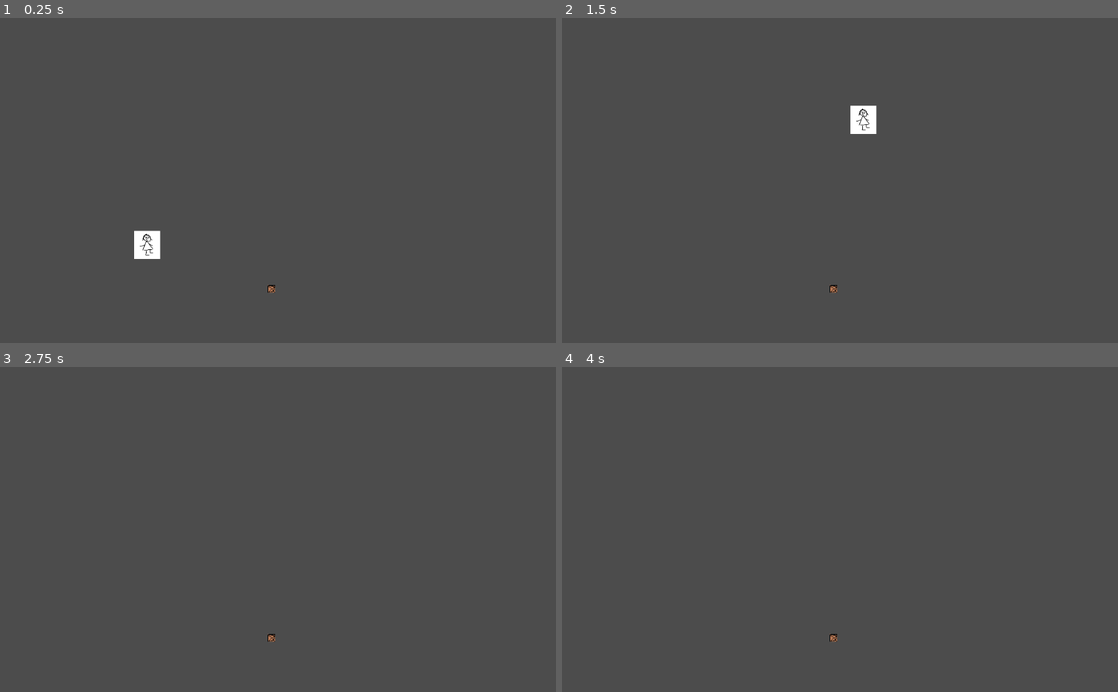
Above: before the commit, frames 1-4 (two rows, left to right).
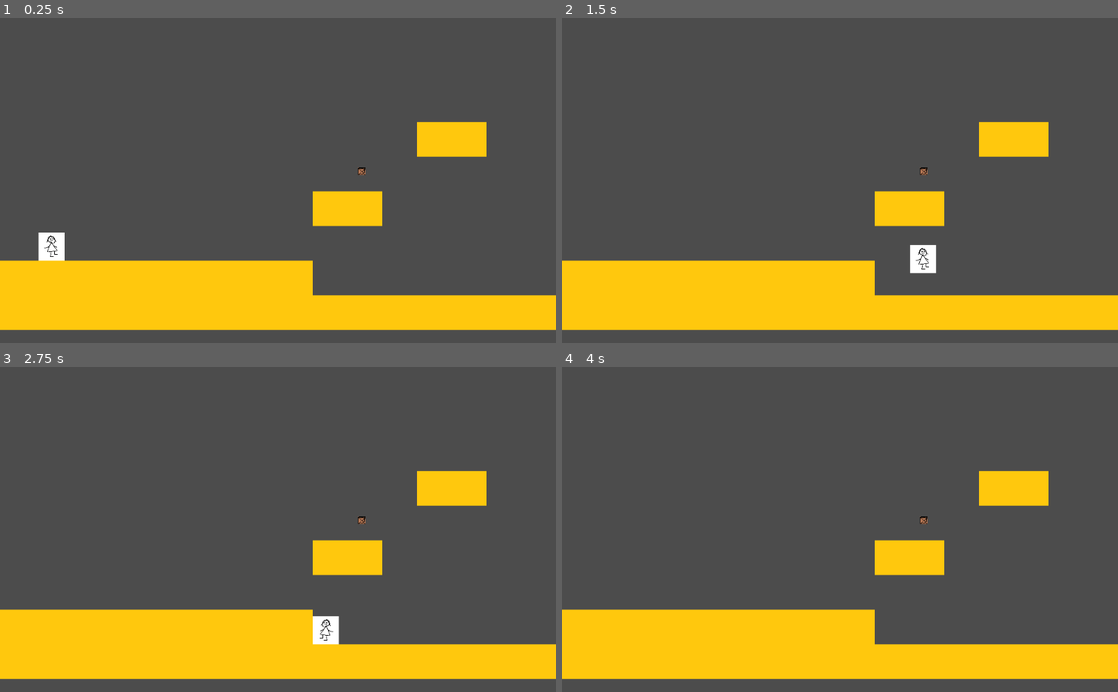
Above: after the commit, the same moments.

Repository: cva21/TPOT
Game: Godot game, scene res://Main.tscn
Same seed, same stepped clock (60 frames per second), same inputs: the game is played once before the commit and once after it. The project has no main scene, so this scene is started directly.
Inputs:
- Up to frame 1 (0.25 s): no input
- Up to frame 2 (1.5 s): tap Enter at 0.5 s; hold Up (move_up) 0.53-1.28 s; hold Right (move_right) from 0.53 s (still down); tap Up (move_up) at 1.35 s
- Up to frame 3 (2.75 s): tap Up (move_up) at 1.52, 1.82 s; release Right (move_right) at 2.03 s; hold Left (move_left) from 2.03 s (still down); hold Up (move_up) from 2.03 s (still down)
- Up to frame 4 (4 s): release Left (move_left) at 2.78 s; release Up (move_up) at 2.78 s; hold Right (move_right) from 2.78 s (still down); tap Up (move_up) at 2.85, 3.02, 3.32 s; hold Up (move_up) from 3.53 s (still down)

The runs differ from the first frame. In frame 1, 20% of the frame differs, in the area x 0-100%, y 31-97%; in frame 2, 20%, in the area x 0-100%, y 26-97%; in frame 3, 20%; in frame 4, 20%.

Commit message:
Cambio de movimiento

Diff:
--- a/Main.tscn
+++ b/Main.tscn
@@ -1,18 +1,24 @@
-[gd_scene load_steps=4 format=2]
+[gd_scene load_steps=5 format=2]
 
-[ext_resource path="res://Player.tscn" type="PackedScene" id=1]
+[ext_resource path="res://playernew.tscn" type="PackedScene" id=1]
 [ext_resource path="res://box.tscn" type="PackedScene" id=2]
 [ext_resource path="res://Main.gd" type="Script" id=3]
+[ext_resource path="res://new_tileset.tres" type="TileSet" id=4]
 
 [node name="Main" type="Node"]
 script = ExtResource( 3 )
 
-[node name="Player" parent="." instance=ExtResource( 1 )]
-
 [node name="StartPosition" type="Position2D" parent="."]
-position = Vector2( 240, 450 )
+position = Vector2( 64, 394 )
 
 [node name="box" parent="." instance=ExtResource( 2 )]
 
 [node name="positionbox" type="Position2D" parent="."]
-position = Vector2( 500, 500 )
+position = Vector2( 666, 283 )
+
+[node name="TileMap" type="TileMap" parent="."]
+tile_set = ExtResource( 4 )
+format = 1
+tile_data = PoolIntArray( 196620, 0, 0, 196621, 0, 0, 327689, 0, 0, 327690, 0, 0, 458752, 0, 0, 458753, 0, 0, 458754, 0, 0, 458755, 0, 0, 458756, 0, 0, 458757, 0, 0, 458758, 0, 0, 458759, 0, 0, 458760, 0, 0, 524288, 0, 0, 524289, 0, 0, 524290, 0, 0, 524291, 0, 0, 524292, 0, 0, 524293, 0, 0, 524294, 0, 0, 524295, 0, 0, 524296, 0, 0, 524297, 0, 0, 524298, 0, 0, 524299, 0, 0, 524300, 0, 0, 524301, 0, 0, 524302, 0, 0, 524303, 0, 0 )
+
+[node name="Player" parent="." instance=ExtResource( 1 )]
--- /dev/null
+++ b/new_tileset.tres
@@ -0,0 +1,29 @@
+[gd_resource type="TileSet" load_steps=3 format=2]
+
+[ext_resource path="res://src/floors/floor.png" type="Texture" id=1]
+
+[sub_resource type="ConvexPolygonShape2D" id=1]
+points = PoolVector2Array( 64, 64, 0, 64, 0, 0, 64, 0 )
+
+[resource]
+0/name = "floor.png 0"
+0/texture = ExtResource( 1 )
+0/tex_offset = Vector2( 0, 0 )
+0/modulate = Color( 1, 1, 1, 1 )
+0/region = Rect2( 0, 0, 64, 64 )
+0/tile_mode = 0
+0/occluder_offset = Vector2( 0, 0 )
+0/navigation_offset = Vector2( 0, 0 )
+0/shape_offset = Vector2( 0, 0 )
+0/shape_transform = Transform2D( 1, 0, 0, 1, 0, 0 )
+0/shape = SubResource( 1 )
+0/shape_one_way = false
+0/shape_one_way_margin = 1.0
+0/shapes = [ {
+"autotile_coord": Vector2( 0, 0 ),
+"one_way": false,
+"one_way_margin": 1.0,
+"shape": SubResource( 1 ),
+"shape_transform": Transform2D( 1, 0, 0, 1, 0, 0 )
+} ]
+0/z_index = 0
--- /dev/null
+++ b/playernew.gd
@@ -0,0 +1,82 @@
+extends KinematicBody2D
+
+const UP_DIRECTION := Vector2.UP
+
+export var speed := 600.0
+
+export var jump_strength := 1500.0
+export var maximum_jumps := 2
+export var double_jump_strength := 1200.0
+export var gravity := 4500.0
+
+
+# Declare member variables here. Examples:
+# var a = 2
+# var b = "text"
+var screen_size
+var _jumps_made := 0
+var _velocity := Vector2.ZERO
+
+func _ready():
+	screen_size = get_viewport_rect().size #Find size of window
+	hide()
+	pass # Replace with function body.
+
+func _physics_process(delta: float)-> void:
+	var _horizontal_direction = (
+		Input.get_action_strength("move_right")
+		- Input.get_action_strength("move_left")
+	)
+
+	_velocity.x = _horizontal_direction * speed
+	_velocity.y += gravity * delta
+	# variables ejemplo para animaciones
+	var is_falling := _velocity.y > 0.0 and not is_on_floor()
+	var is_jumping := Input.is_action_just_pressed("move_up") and is_on_floor()
+	var is_jump_cancelled := Input.is_action_just_released("move_up") and _velocity.y < 0.0
+	var is_double_jumping := Input.is_action_just_pressed("move_up") and is_falling
+	var is_idling := is_on_floor() and is_zero_approx(_velocity.x)
+	var is_running := is_on_floor() and not is_zero_approx(_velocity.x)
+
+
+	if is_jumping:
+		_jumps_made += 1
+		_velocity.y = -jump_strength
+	elif is_jump_cancelled:
+		_velocity.y = 0.0
+	elif is_idling or is_running:
+		_jumps_made = 0
+	elif is_double_jumping:
+		_jumps_made += 1
+		if _jumps_made <= maximum_jumps:
+			_velocity.y = -double_jump_strength
+
+	if _velocity.length() > 0:
+		$AnimatedSprite.play()
+	else:
+		$AnimatedSprite.stop()
+	position.x = clamp(position.x, 0, screen_size.x)
+	position.y = clamp(position.y, 0, screen_size.y)
+	if is_jumping or is_double_jumping:
+		$AnimatedSprite.animation = "jump"
+	elif is_running:
+		$AnimatedSprite.animation = "walk"
+		$AnimatedSprite.flip_v = false
+		$AnimatedSprite.flip_h = _velocity.x < 0
+	elif is_idling:
+		$AnimatedSprite.stop()
+
+	_velocity = move_and_slide(_velocity, UP_DIRECTION)
+
+
+
+# Called when the node enters the scene tree for the first time.
+
+func start(pos):
+	position = pos
+	show()
+	$CollisionShape2D.disabled = false
+
+# Called every frame. 'delta' is the elapsed time since the previous frame.
+#func _process(delta):
+#	pass
--- /dev/null
+++ b/playernew.tscn
@@ -0,0 +1,35 @@
+[gd_scene load_steps=7 format=2]
+
+[ext_resource path="res://src/player/1.png" type="Texture" id=1]
+[ext_resource path="res://src/player/0.png" type="Texture" id=2]
+[ext_resource path="res://src/player/2.png" type="Texture" id=3]
+[ext_resource path="res://playernew.gd" type="Script" id=4]
+
+[sub_resource type="SpriteFrames" id=1]
+animations = [ {
+"frames": [ ExtResource( 2 ), ExtResource( 3 ) ],
+"loop": true,
+"name": "jump",
+"speed": 5.0
+}, {
+"frames": [ ExtResource( 2 ), ExtResource( 1 ) ],
+"loop": true,
+"name": "walk",
+"speed": 5.0
+} ]
+
+[sub_resource type="RectangleShape2D" id=2]
+extents = Vector2( 24.5, 26 )
+
+[node name="Player" type="KinematicBody2D"]
+script = ExtResource( 4 )
+
+[node name="AnimatedSprite" type="AnimatedSprite" parent="."]
+position = Vector2( 31, -31 )
+scale = Vector2( 0.3, 0.3 )
+frames = SubResource( 1 )
+animation = "walk"
+
+[node name="CollisionShape2D" type="CollisionShape2D" parent="."]
+position = Vector2( 31.5, -31 )
+shape = SubResource( 2 )
Binary file added: src/floors/floor.png
Not shown, added: src/floors/floor.png.import
